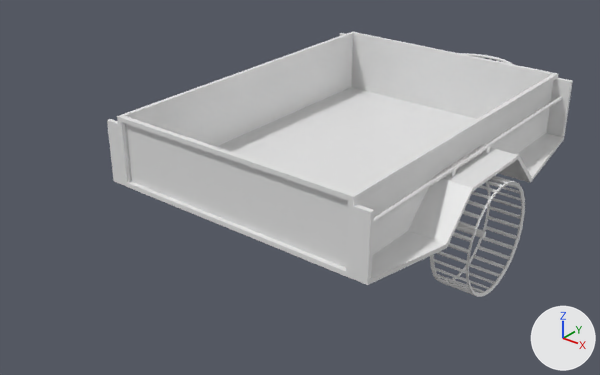
A saved change to the Blender file trailer/trailer.blend.
Both versions are drawn from a camera (50 mm lens) standing at (2.52, -3.62, 2.39) and looking at (-0.19, -0.23, 0.29). The axes (+X, +Y, +Z) are drawn at lower right. The lights are the same throughout. The older version comes first.

Objects in the first picture: 'Trailer body', 'axle', 'ghost wheel', 'ghost wheel.001', 'mudguard', 'support'.
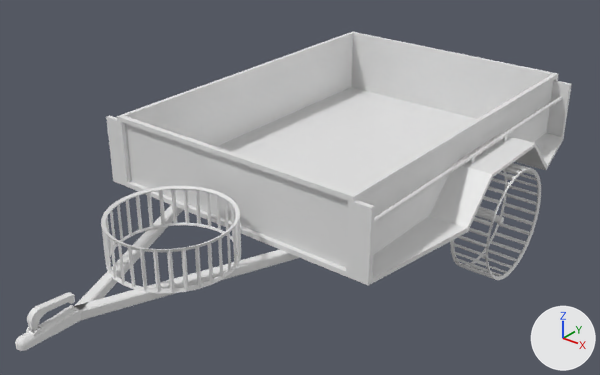
Where the newer file only moved an object's origin or applied its transform, the numbers keep the older frame.

The edits, one by one:
me_cube is used by ob_frame; location (0.499, 0.573, 0.41); scale (0.555, 0.555, 0.555).
me_cube had 32 vertices, 26 faces and spanned x -0.94..0.18, y -2.45..2.72, z -0.04..0.05.
me_cube now has 32 vertices, 26 faces and spans x -0.6..0.02, y -2.08..0.79, z 0.39..0.44.
me_cube part 1: the whole mesh is turned -180 degrees about the z axis through its middle and scaled by 0.555, then moved by (0.09, -0.78, 0.41).
me_cylinder is used by ob_ghost_wheel; location (0.886, -0.102, 0.3).
me_cylinder had 64 vertices, 34 faces and spanned x -0.1..0.1, y -0.3..0.3, z -0.3..0.3.
me_cylinder now has 64 vertices, 34 faces and spans x -0.986..-0.786, y -0.198..0.402, z 0.0..0.6.
me_cylinder part 2: the whole mesh is turned -180 degrees about the z axis through its middle, then moved by (-0.886, 0.102, 0.3).
me_cylinder_001 is used by ob_axle; location (0.0, -0.101, 0.3).
me_cylinder_001 had 64 vertices, 34 faces and spanned x -0.92..0.92, y -0.02..0.02, z -0.02..0.02.
me_cylinder_001 now has 64 vertices, 34 faces and spans x -0.92..0.92, y 0.08..0.12, z 0.28..0.32.
me_cylinder_001 part 3: the whole mesh is turned -180 degrees about the z axis through its middle, then moved by (0.0, 0.1, 0.3).
me_cube_013 is used by ob_mudguard; location (0.838, -0.803, 0.448).
me_cube_013 had 38 vertices, 33 faces and spanned x -0.11..0.11, y -0.25..1.85, z -0.01..0.36.
me_cube_013 now has 38 vertices, 33 faces and spans x -0.94..-0.73, y -1.05..1.05, z 0.44..0.81.
me_cube_013 part 4: the whole mesh is turned -180 degrees about the z axis through its middle, then moved by (-0.83, -0.8, 0.45).
me_cylinder_002 is used by ob_ghost_wheel_001; location (-0.003, 1.399, 0.54).
me_cylinder_002 had 64 vertices, 34 faces and spanned x -0.3..0.3, y -0.3..0.3, z -0.1..0.1.
me_cylinder_002 now has 64 vertices, 34 faces and spans x -0.297..0.303, y -1.699..-1.099, z 0.44..0.64.
me_cylinder_002 part 5: the whole mesh is turned -180 degrees about the z axis through its middle, then moved by (0.003, -1.399, 0.54).
Mesh me_plane is new.
It has 6472 vertices, 6057 faces and spans x -0.026..0.005, y -2.161..-1.95, z 0.436..0.526.
Object 'frame' (ob_frame) is rescaled from (0.555, 0.555, 0.555) to (1.0, 1.0, 1.0).
Object 'frame' (ob_frame) moves from (0.499, 0.573, 0.41) to (0.0, 0.0, 0.0).
Object 'ghost wheel' (ob_ghost_wheel) moves from (0.886, -0.102, 0.3) to (0.0, 0.0, 0.0).
Object 'axle' (ob_axle) moves from (0.0, -0.101, 0.3) to (0.0, 0.0, 0.0).
Object 'mudguard' (ob_mudguard) moves from (0.838, -0.803, 0.448) to (0.0, 0.0, 0.0).
Object 'ghost wheel.001' (ob_ghost_wheel_001) moves from (-0.003, 1.399, 0.54) to (0.0, 0.0, 0.0).
Object 'handle' (ob_handle) is new; it shows me_plane.
Its location is (0.0, 0.0, 0.0).

What differs and where, as boxes (x1, y1, x2, y2) in the pictures (600 x 375 px):
'mudguard', turned: before (107, 33, 573, 285); after (106, 81, 572, 285)
'ghost wheel.001', turned (mostly hidden before): before (460, 53, 512, 64); after (101, 186, 241, 293)
'ghost wheel', turned: before (430, 176, 525, 297); after (450, 163, 541, 280)
'frame', turned (not visible before): after (53, 205, 300, 336)
'handle', added: after (27, 292, 75, 332)
'axle', turned: before (456, 225, 486, 239); after (475, 210, 504, 224)
'hitch', unchanged, uncovered by the edit: after (15, 305, 81, 351)
